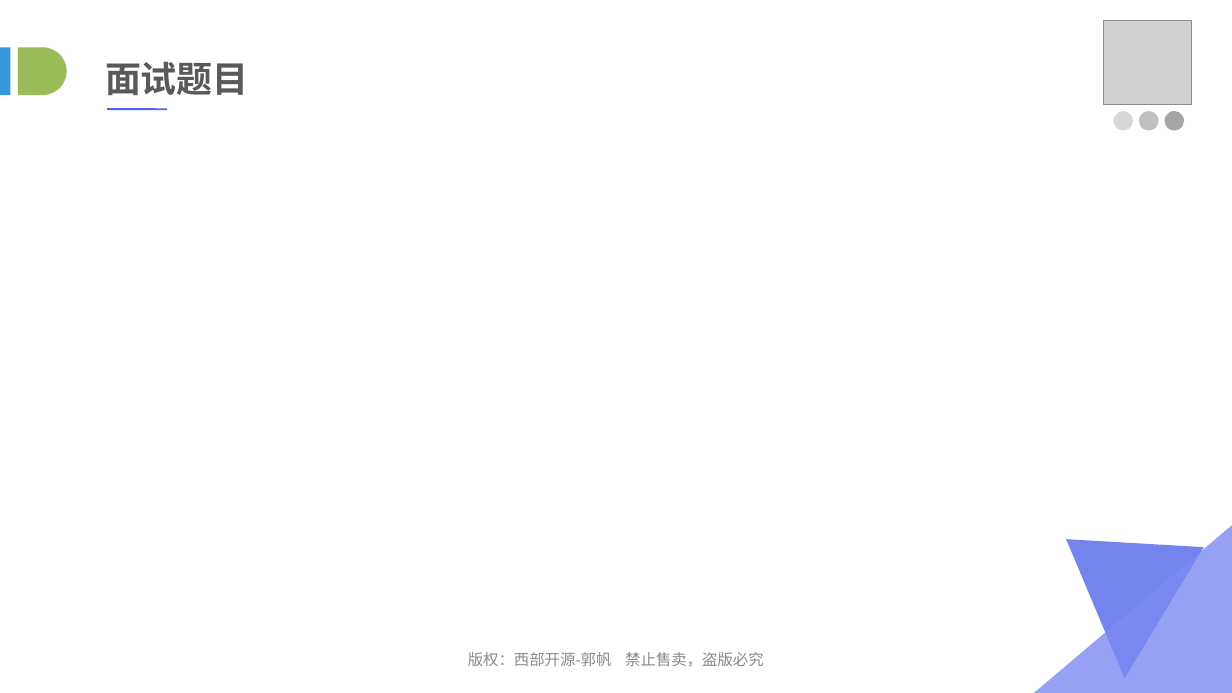
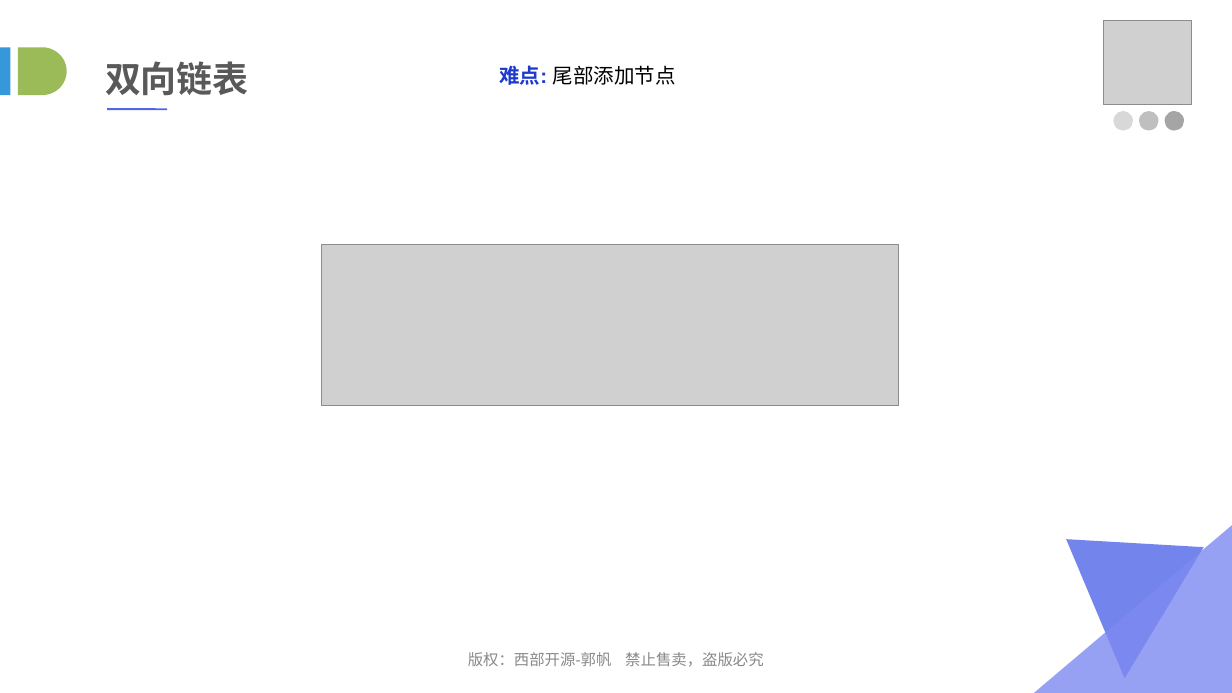
Before and after one commit to lvah/PPTSource, a slide deck: slide 25 of 03_数据结构与算法/03_链表.ppt (slide 38 before the commit). Drawn at 1232x693 pixels with LibreOffice and Linux fonts; fonts in the diff are those of the drawing; grey boxes stand for pictures. Boxes give left, top, right and bottom in pixels: in the first picture for what was removed or moved away, otherwise in the second. Text is boxed around its words. In the diff, an @@ line names an element or a change of style, - is before the commit and + after.

```diff
--- a/03_数据结构与算法/03_链表.ppt
+++ b/03_数据结构与算法/03_链表.ppt
@@ text at box(105, 61, 249, 95): text changed @@
-面试题目
+双向链表
@@ text added at box(499, 65, 676, 85), 16 pt, text #000000 @@
+难点: 尾部添加节点
@@ picture added at box(321, 245, 899, 405) @@
```
Also in this commit, not shown: 7 other slides changed, 1 slide removed, 5 other files.
